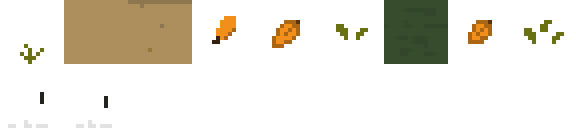
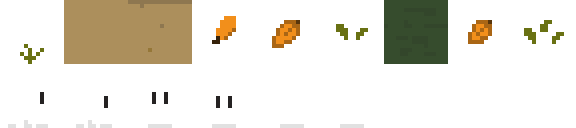
Revision of a layered 576x128 image; what changed, layer by layer:
painted on "Hintergrund" over [148, 92, 364, 128]
